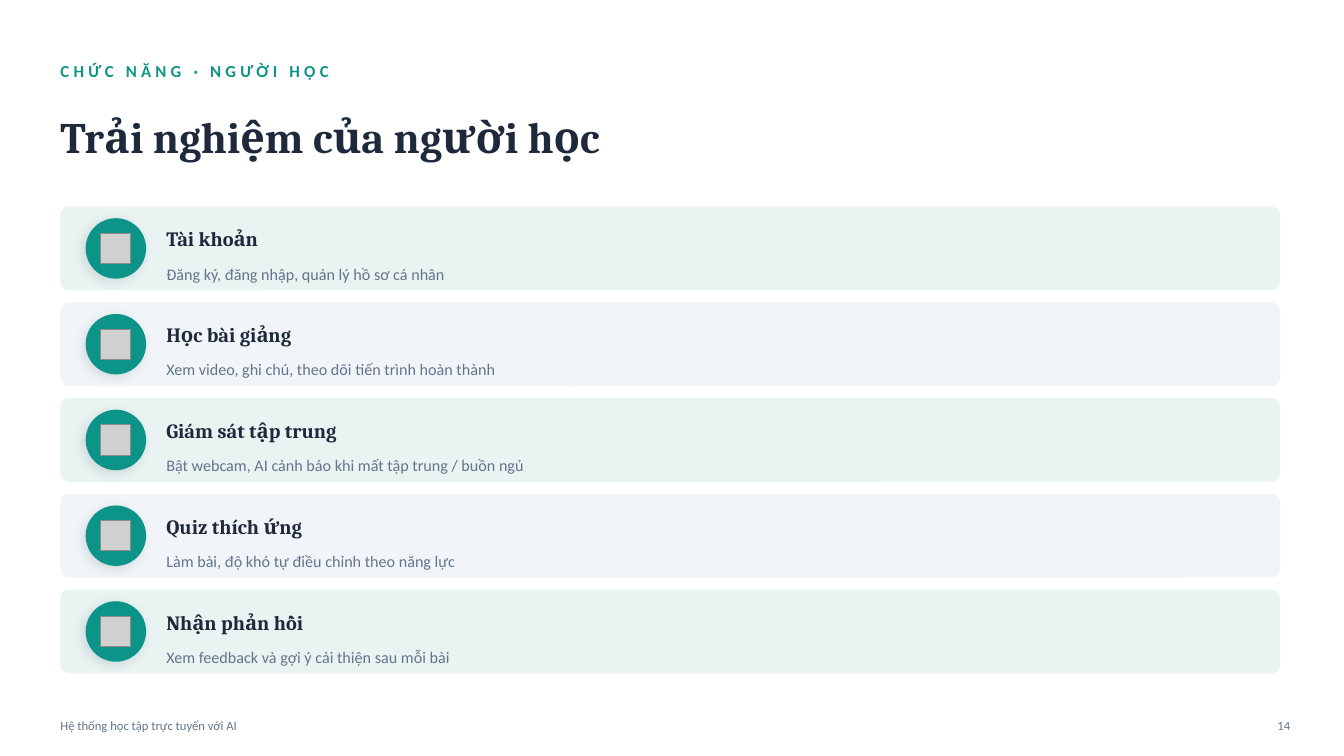
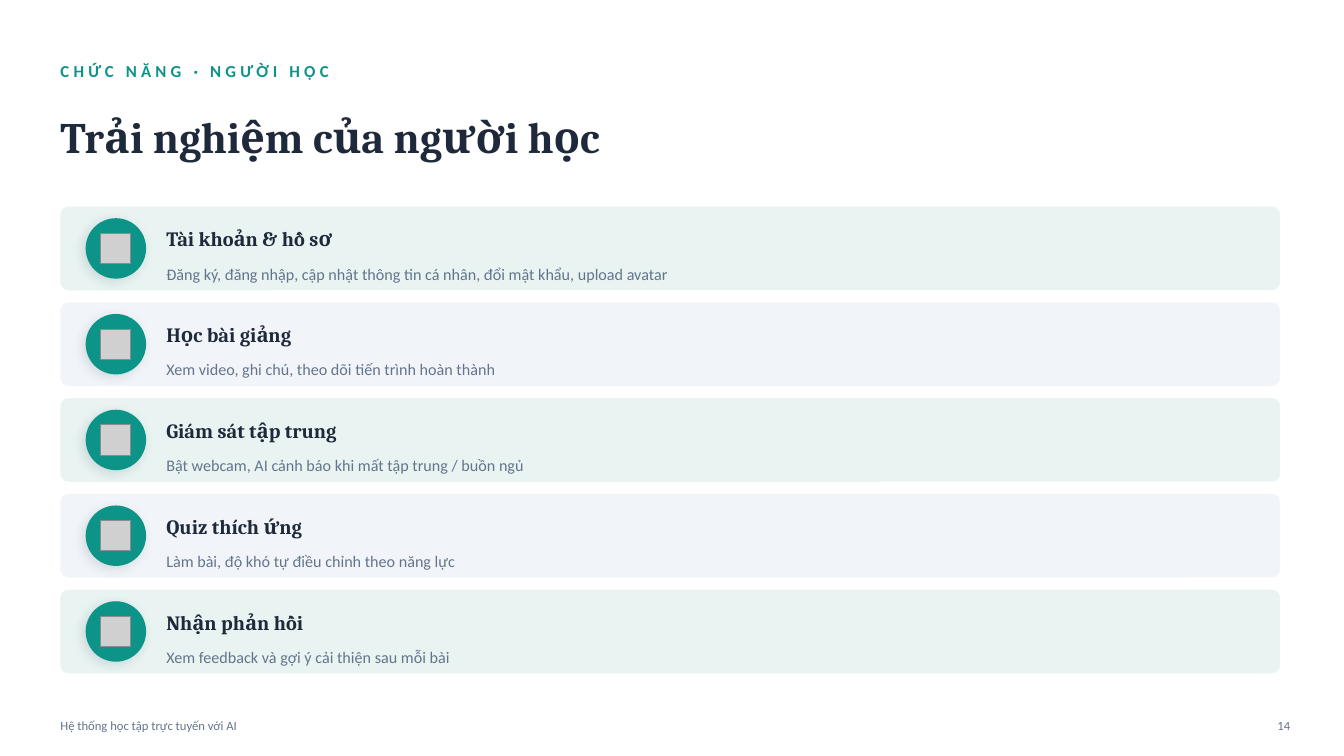
Before and after one commit to THiep03/final-example, a slide deck: slide 14 of Thuyet_trinh_DATN.pptx. Drawn at 1344x756 pixels with LibreOffice and Linux fonts; fonts in the diff are those of the drawing; grey boxes stand for pictures. Boxes give left, top, right and bottom in pixels: in the first picture for what was removed or moved away, otherwise in the second. Text is boxed around its words. In the diff, an @@ line names an element or a change of style, - is before the commit and + after.

```diff
--- a/Thuyet_trinh_DATN.pptx
+++ b/Thuyet_trinh_DATN.pptx
@@ text at box(166, 231, 301, 246): text changed @@
-Tài khoản
+Tài khoản & hồ sơ
@@ text at box(166, 267, 668, 283): text changed @@
-Đăng ký, đăng nhập, quản lý hồ sơ cá nhân
+Đăng ký, đăng nhập, cập nhật thông tin cá nhân, đổi mật khẩu, upload avatar
```
Also in this commit, not shown: 5 other slides changed, 2 other files.
